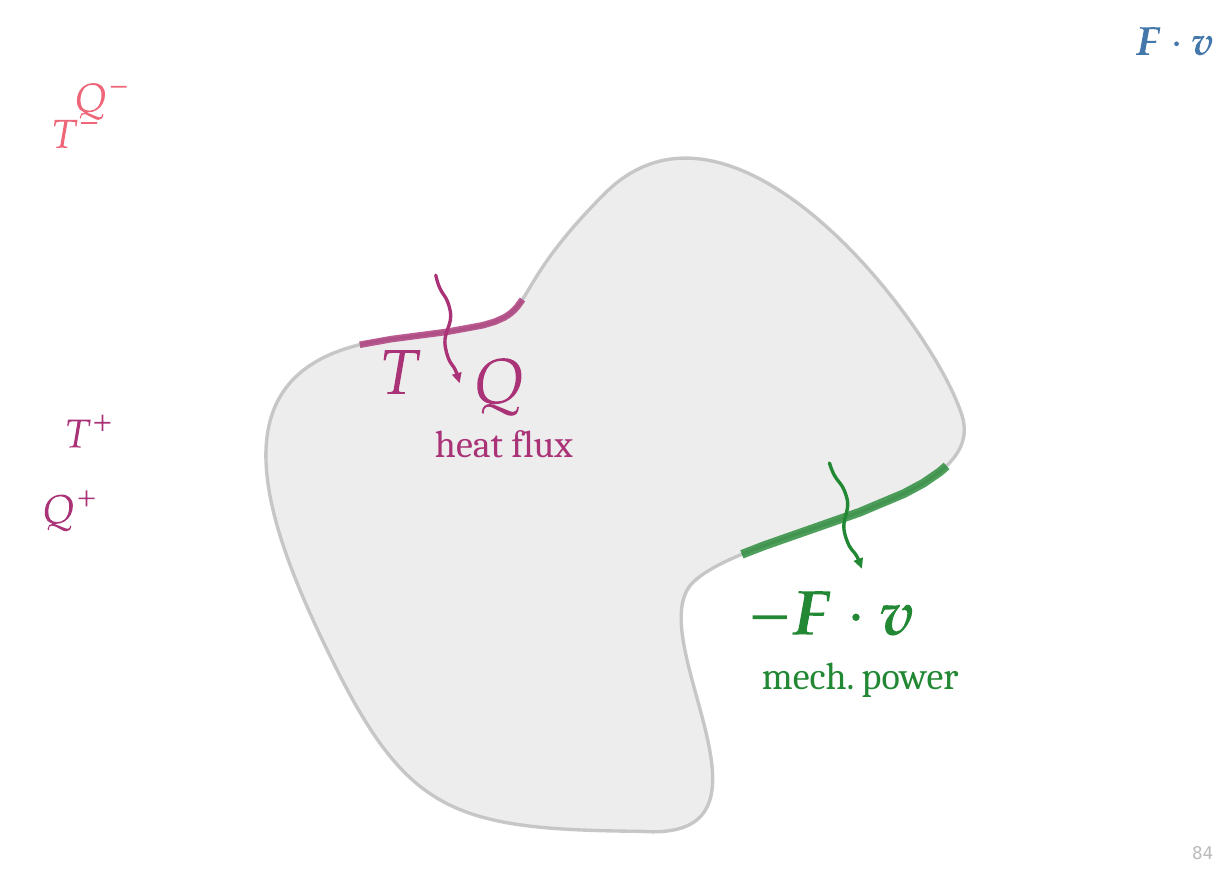
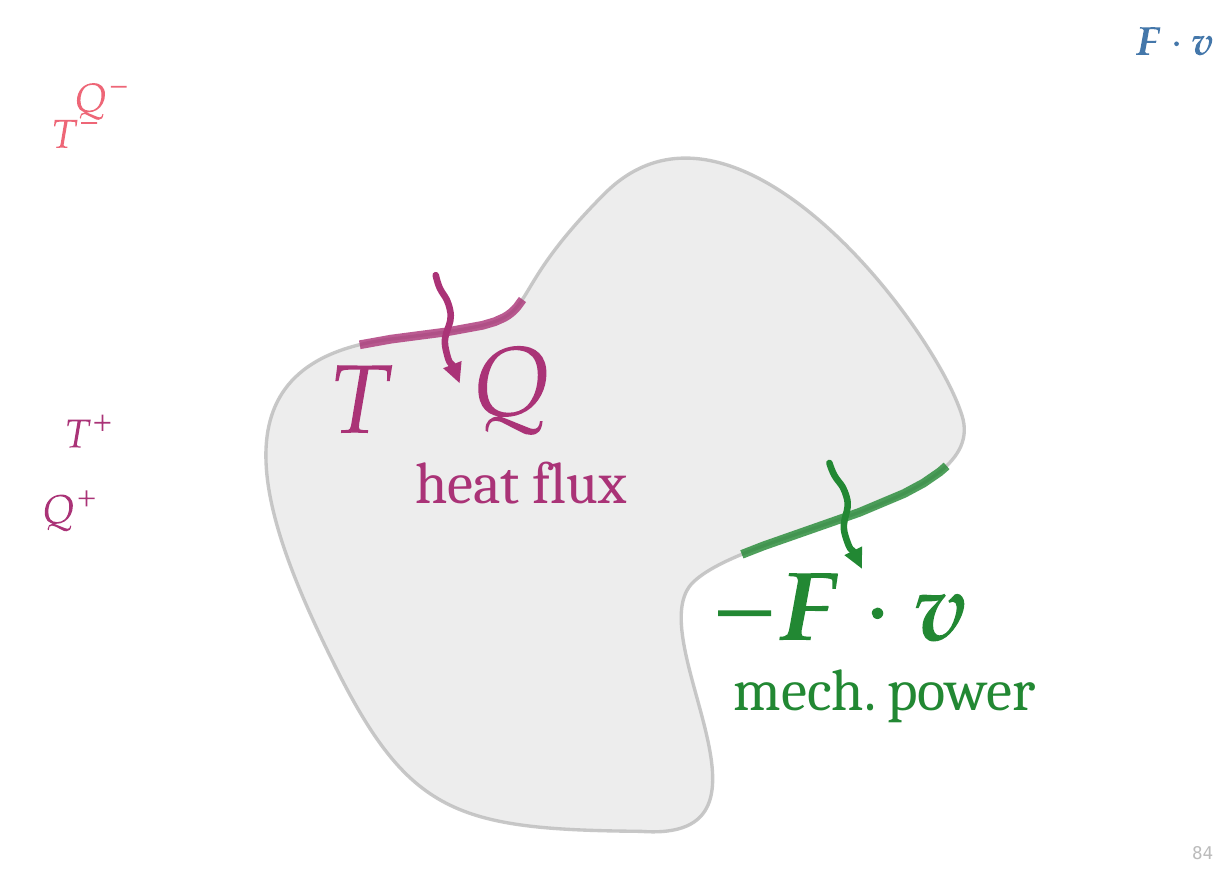
Before and after one commit to pglpm/7wonders, a slide deck: slide 84 of images/drawings.odp. Drawn at 1232x871 pixels with LibreOffice and Linux fonts; fonts in the diff are those of the drawing. Boxes give left, top, right and bottom in pixels: in the first picture for what was removed or moved away, otherwise in the second. Text is boxed around its words. In the diff, an @@ line names an element or a change of style, - is before the commit and + after.

```diff
--- a/images/drawings.odp
+++ b/images/drawings.odp
@@ freeform shape at (359,299,522,345): outline #AA3377 4.51 pt to #AA3377 6.01 pt @@
@@ freeform shape at (436,275,461,383): outline #AA3377 2.3 pt to #AA3377 4.51 pt @@
@@ freeform shape: place and size @@
-freeform shape at (477,358,522,416)
+freeform shape at (478,346,547,434)
@@ freeform shape: place and size @@
-freeform shape at (384,350,421,394)
+freeform shape at (335,366,392,433)
@@ text "heat flux" at (415,461,627,504): size 26 to 40 pt @@
@@ text "heat flux": place and size @@
-text "heat flux" at (435,430,572,458)
+text "heat flux" at (415,461,627,504)
@@ freeform shape at (829,463,862,568): outline #228833 2.3 pt to #228833 4.51 pt @@
@@ freeform shape: place and size @@
-freeform shape at (793,591,830,634)
+freeform shape at (780,573,839,641)
@@ freeform shape: place and size @@
-freeform shape at (881,605,913,635)
+freeform shape at (916,594,964,642)
@@ freeform shape: place and size @@
-freeform shape at (752,615,787,620)
+freeform shape at (719,610,771,617)
@@ freeform shape: place and size @@
-freeform shape at (853,613,860,621)
+freeform shape at (872,608,883,620)
@@ text "mech. power": place and size @@
-text "mech. power" at (762,662,959,697)
+text "mech. power" at (734,669,1035,723)
@@ text "mech. power" at (734,669,1035,723): size 26 to 40 pt @@
```
Also in this commit, not shown: 4 other files.
